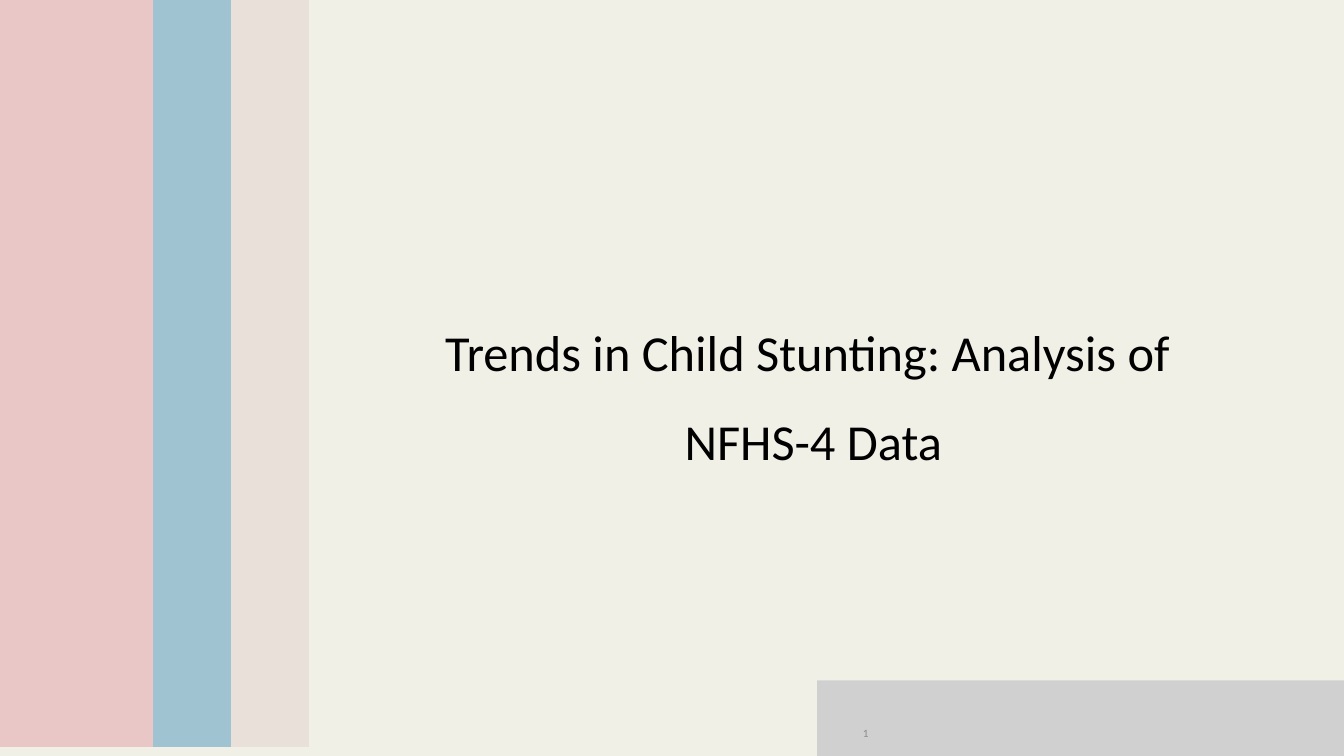
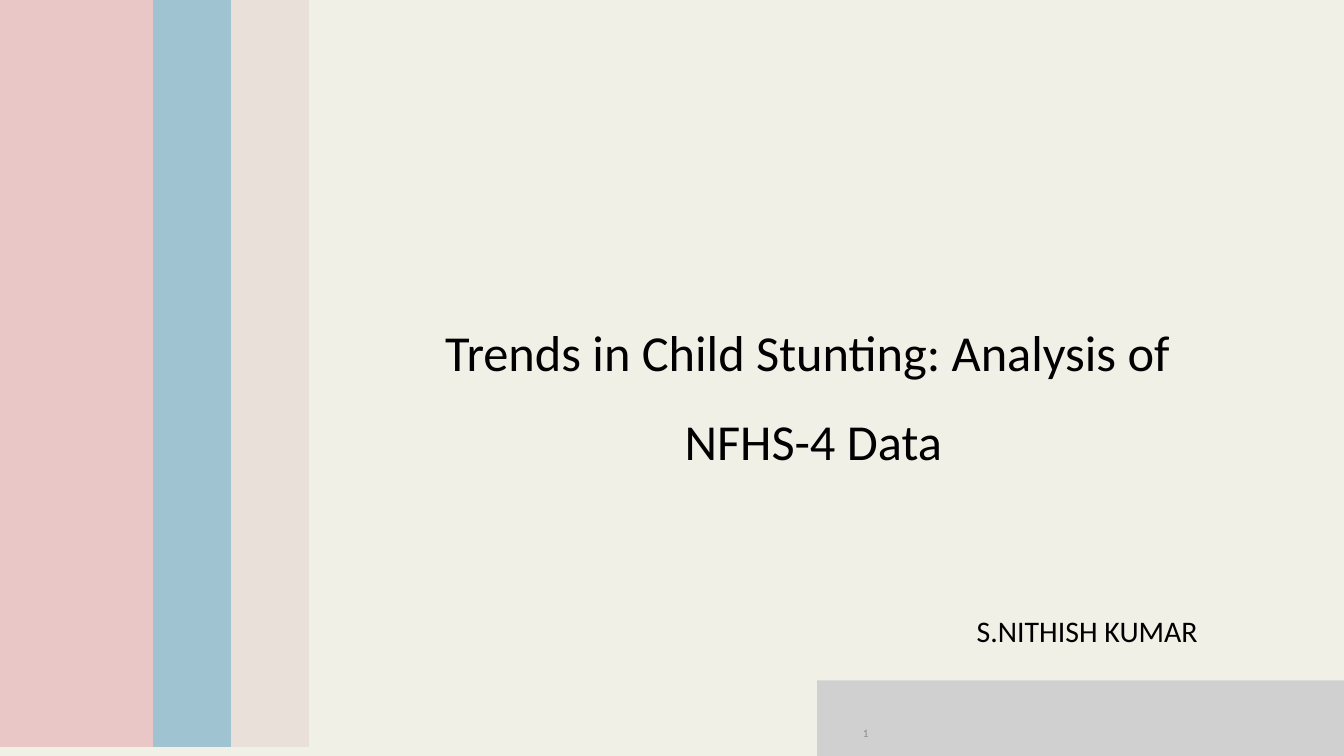
Before and after one commit to Nithishkumar1806/naan_mudalvan_GEN-AI, a slide deck: slide 1 of Trends in Child Stunting-1.pptx. Drawn at 1344x756 pixels with LibreOffice and Linux fonts; fonts in the diff are those of the drawing; grey boxes stand for pictures. Boxes give left, top, right and bottom in pixels: in the first picture for what was removed or moved away, otherwise in the second. Text is boxed around its words. In the diff, an @@ line names an element or a change of style, - is before the commit and + after.

```diff
--- a/Trends in Child Stunting-1.pptx
+++ b/Trends in Child Stunting-1.pptx
@@ text at bbox=[977, 622, 1197, 643]: paragraph added @@
+S.NITHISH KUMAR
```
Also in this commit, not shown: 1 slide removed.
